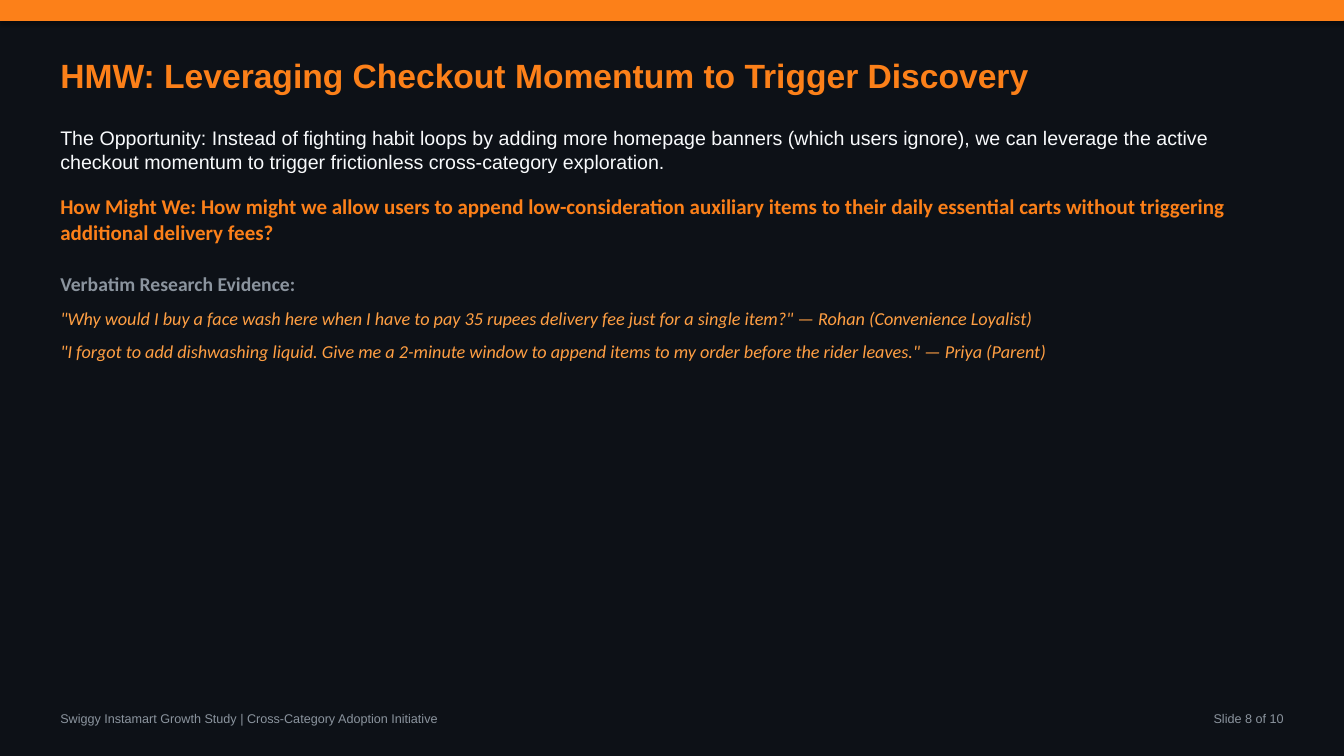
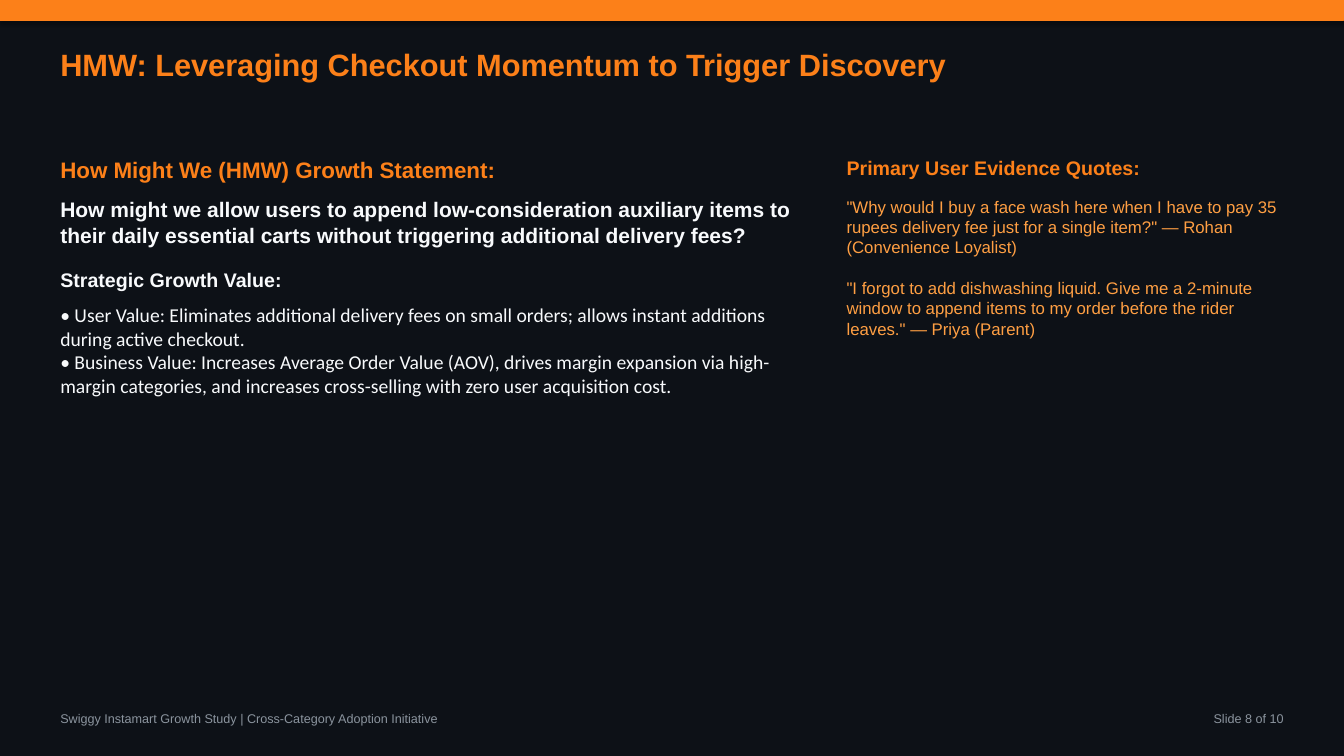
Before and after one commit to aashritamalviya1999/swiggy-instamart-discovery, a slide deck: slide 8 of NL Swiggy Instamart.pptx. Drawn at 1344x756 pixels with LibreOffice and Linux fonts; fonts in the diff are those of the drawing. Boxes give left, top, right and bottom in pixels: in the first picture for what was removed or moved away, otherwise in the second. Text is boxed around its words. In the diff, an @@ line names an element or a change of style, - is before the commit and + after.

```diff
--- a/NL Swiggy Instamart.pptx
+++ b/NL Swiggy Instamart.pptx
@@ text "HMW: Leveraging Checkout Momentum to ...": place and size @@
-text "HMW: Leveraging Checkout Momentum to ..." at [60,63,1029,95]
+text "HMW: Leveraging Checkout Momentum to ..." at [60,53,946,81]
@@ text "HMW: Leveraging Checkout Momentum to ..." at [60,53,946,81]: size 24 to 22 pt @@
@@ text added at [60,161,790,397], 14 pt, text #F8FAFC @@
+How Might We (HMW) Growth Statement:
+How might we allow users to append low-consideration auxiliary items to their daily essential carts without triggering additional delivery fees?
+Strategic Growth Value:
+• User Value: Eliminates additional delivery fees on small orders; allows instant additions during active checkout.
+• Business Value: Increases Average Order Value (AOV), drives margin expansion via high-margin categories, and increases cross-selling with zero user acquisition cost.
@@ text "Primary User Evidence Quotes:": place and size @@
-text "Primary User Evidence Quotes:" at [60,130,1224,361]
+text "Primary User Evidence Quotes:" at [847,160,1277,339]
@@ text at [847,160,1140,179]: text changed; text colour #F8FAFC to #FC8019; bold on @@
-The Opportunity: Instead of fighting habit loops by adding more homepage banners (which users ignore), we can leverage the active checkout momentum to trigger frictionless cross-category exploration.
-How Might We: How might we allow users to append low-consideration auxiliary items to their daily essential carts without triggering additional delivery fees?
-Verbatim Research Evidence:
+Primary User Evidence Quotes:
@@ text at [847,201,1277,339]: size 13 to 12 pt, font Calibri to Arial, italic off in ""Why would I buy a face wash ...", ""I forgot to add dishwashing liquid. Give ..."; more space between paragraphs @@
```
Also in this commit, not shown: 8 other slides changed, 1 other file.
